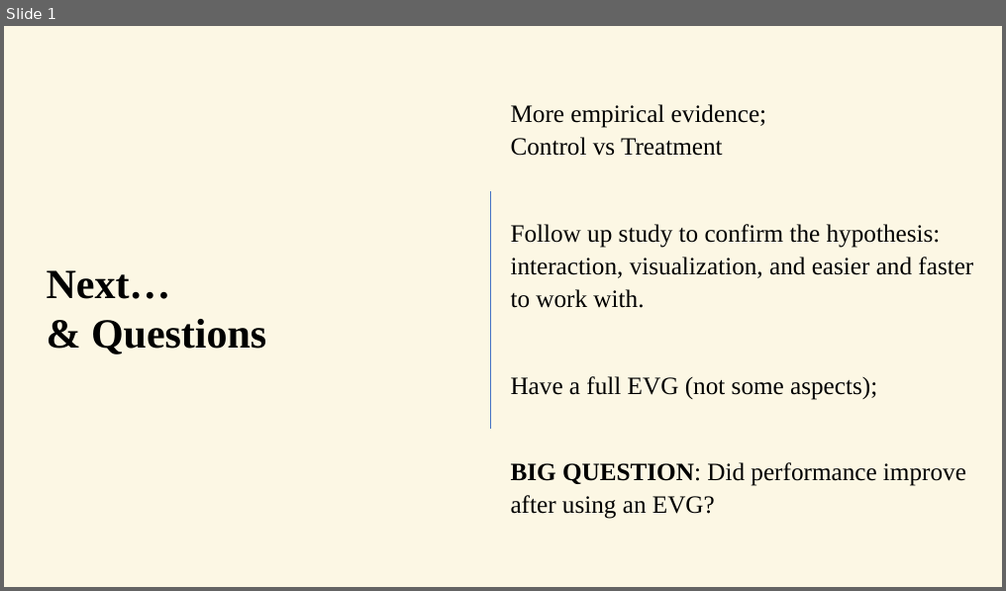
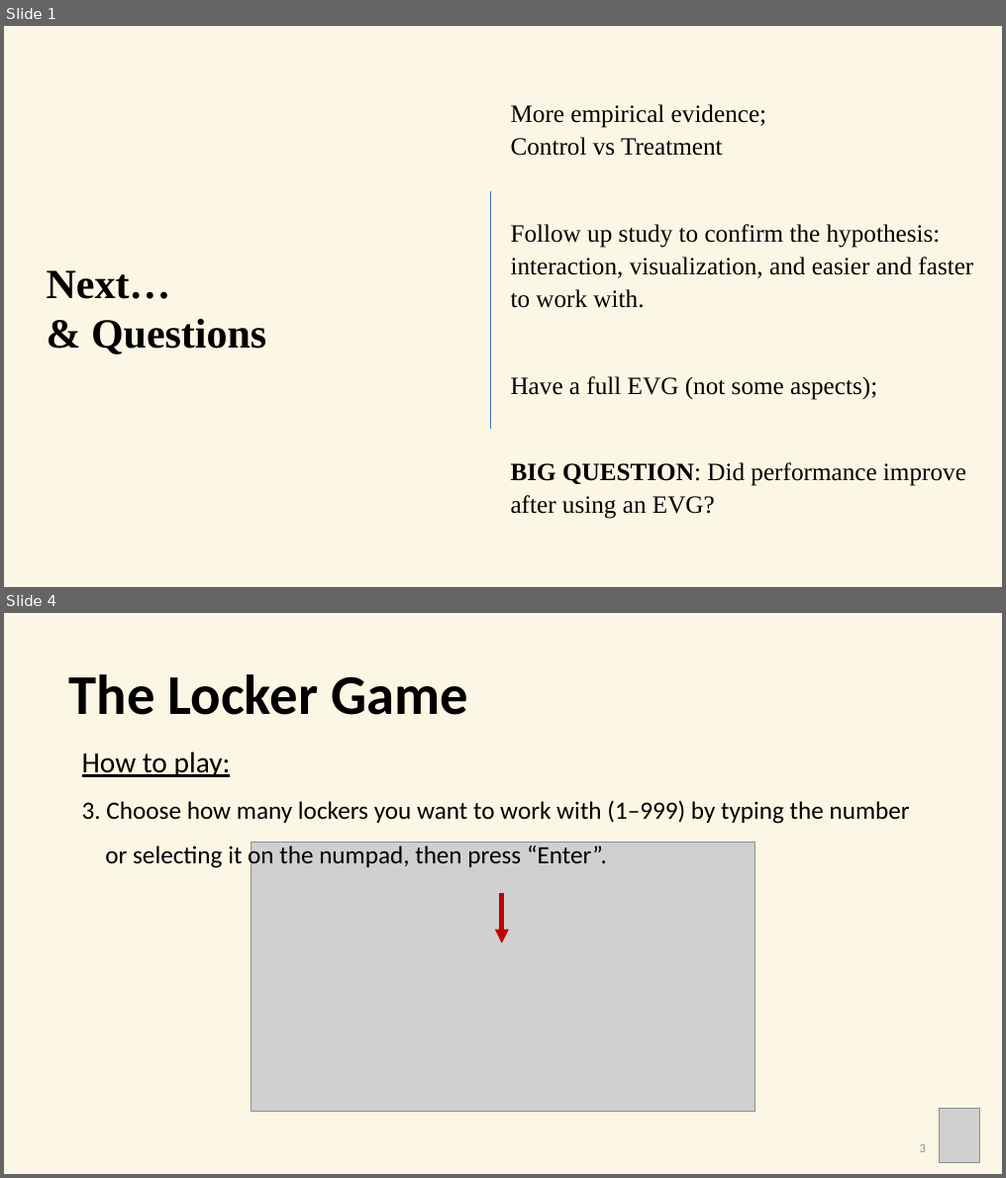
Before and after one commit to ERiRodz/LockerGame_web, a slide deck: _media/TheLockerGame_howToPay.pptx. Shown one above the other, each under a label of ours: slide 1 before the commit, slides 1 and 4 after it; the slides between them are not shown. The pictures are 1006x591 and 1006x1178 pixels, drawn with LibreOffice and Linux fonts; fonts in the diff are those of the drawing; grey boxes stand for pictures; background and template pictures are left out. Boxes give left, top, right and bottom in pixels: in the first picture for what was removed or moved away, otherwise in the second. Text is boxed around its words. In the diff, an @@ line names an element or a change of style, - is before the commit and + after.

```diff
--- a/_media/TheLockerGame_howToPay.pptx
+++ b/_media/TheLockerGame_howToPay.pptx
@@ slide 4 added at [4,613,1002,1174], background #FCF7E4 @@
@@ text added at [69,674,468,715], 54 pt, text #000000, bold @@
+The Locker Game
@@ text added at [82,752,910,869], 24 pt, text #000000 @@
+How to play:
+3. Choose how many lockers you want to work with (1–999) by typing the number or selecting it on the numpad, then press “Enter”.
@@ picture added at [252,842,754,1112] @@
@@ arrow added from (502, 894) to (502, 943), #C00000 4.5 pt @@
@@ picture added at [939,1109,979,1163] @@
@@ text added at [920,1145,926,1153], 12 pt, text #8C8C8C @@
+3
```
Also in this commit, not shown: 4 slides changed, 3 other slides added, 1 slide removed, 5 other files.
